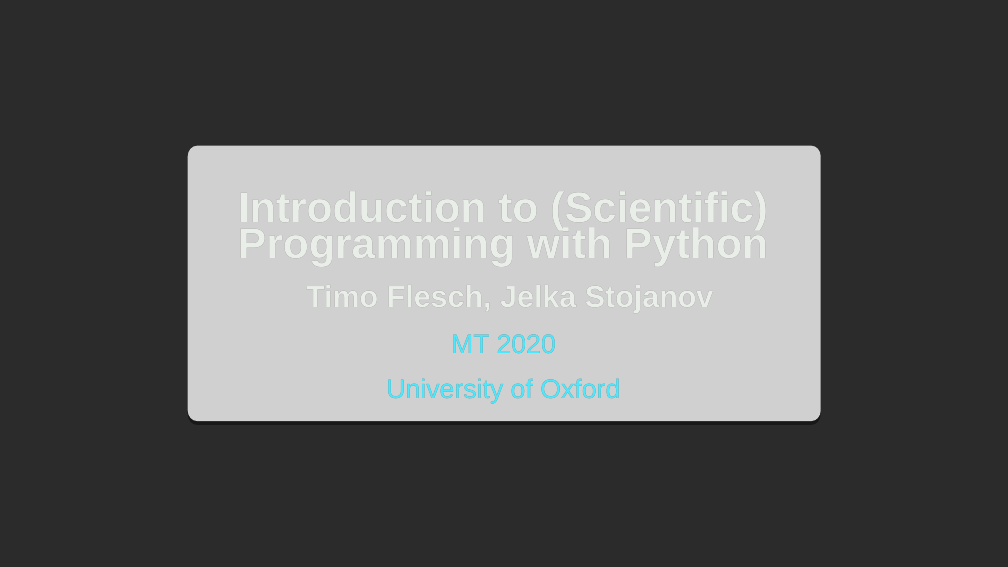
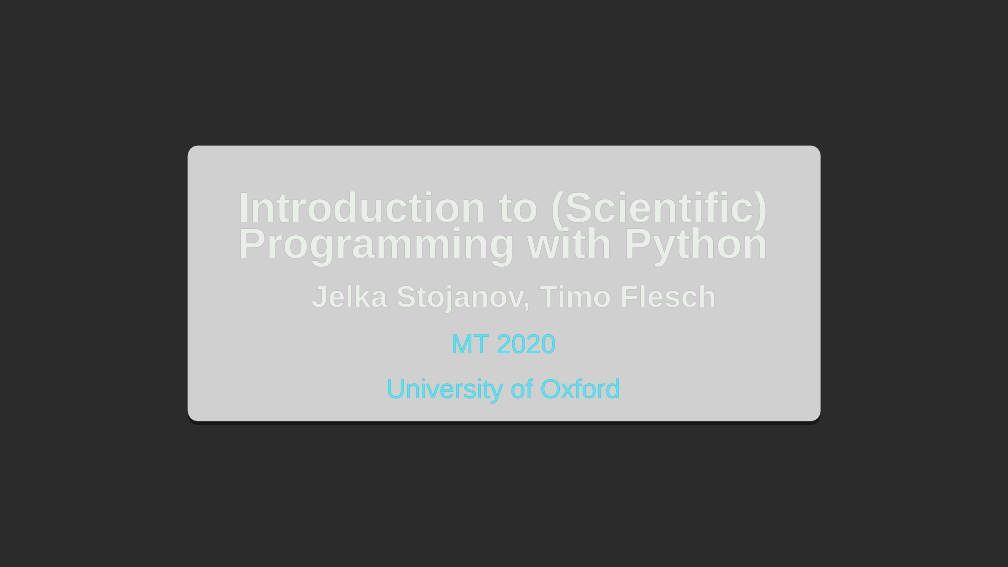
Before and after one commit to TimoFlesch/intro2python, a slide deck: slide 1 of slides/slides.odp. Drawn at 1008x567 pixels with LibreOffice and Linux fonts; fonts in the diff are those of the drawing; grey boxes stand for pictures; background and template pictures are left out; a plain dark background stands for a picture behind light text. Boxes give left, top, right and bottom in pixels: in the first picture for what was removed or moved away, otherwise in the second. Text is boxed around its words. In the diff, an @@ line names an element or a change of style, - is before the commit and + after.

```diff
--- a/slides/slides.odp
+++ b/slides/slides.odp
@@ text at (x1=311, y1=279, x2=716, y2=313): text changed @@
-Timo Flesch, Jelka Stojanov
+Jelka Stojanov, Timo Flesch
```
Also in this commit, not shown: 1 other slide changed, 3 other files.
